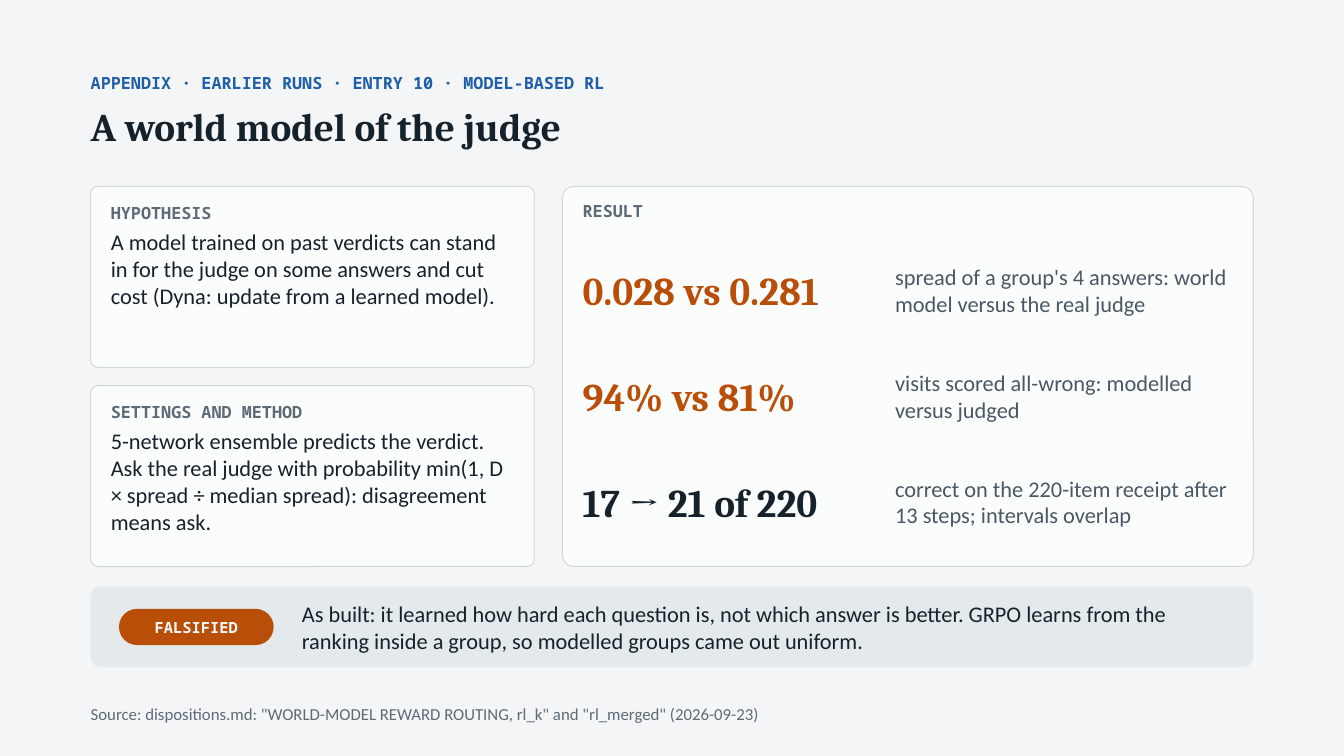
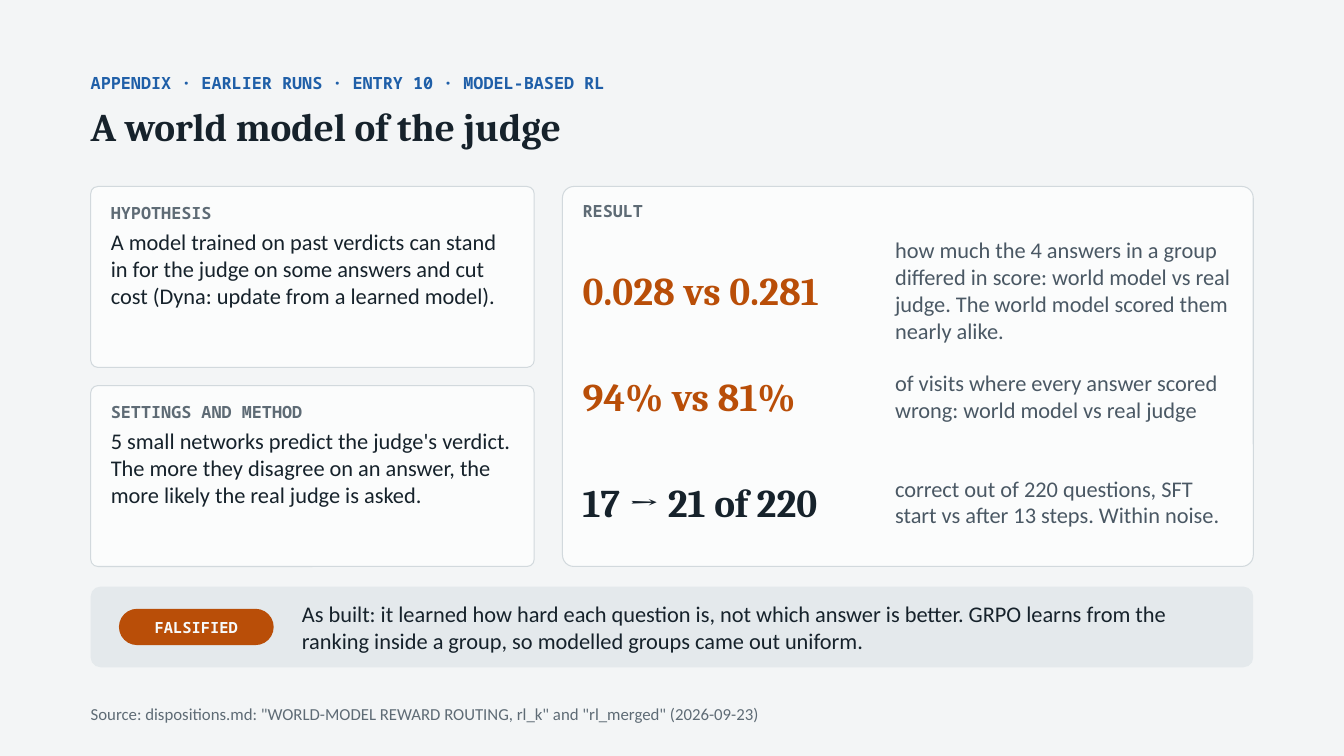
Before and after one commit to thistleknot/rl_v2_share, a slide deck: slide 23 of docs/RL_V2_rl.pptx. Drawn at 1344x756 pixels with LibreOffice and Linux fonts; fonts in the diff are those of the drawing. Boxes give left, top, right and bottom in pixels: in the first picture for what was removed or moved away, otherwise in the second. Text is boxed around its words. In the diff, an @@ line names an element or a change of style, - is before the commit and + after.

```diff
--- a/docs/RL_V2_rl.pptx
+++ b/docs/RL_V2_rl.pptx
@@ text at (895,242,1230,343): text changed @@
-spread of a group's 4 answers: world model versus the real judge
+how much the 4 answers in a group differed in score: world model vs real judge. The world model scored them nearly alike.
@@ text at (895,375,1217,422): text changed @@
-visits scored all-wrong: modelled versus judged
+of visits where every answer scored wrong: world model vs real judge
@@ text at (111,433,510,507): text changed @@
-5-network ensemble predicts the verdict. Ask the real judge with probability min(1, D × spread ÷ median spread): disagreement means ask.
+5 small networks predict the judge's verdict. The more they disagree on an answer, the more likely the real judge is asked.
@@ text at (895,481,1219,527): text changed @@
-correct on the 220-item receipt after 13 steps; intervals overlap
+correct out of 220 questions, SFT start vs after 13 steps. Within noise.
```
Also in this commit, not shown: 9 other slides changed.
